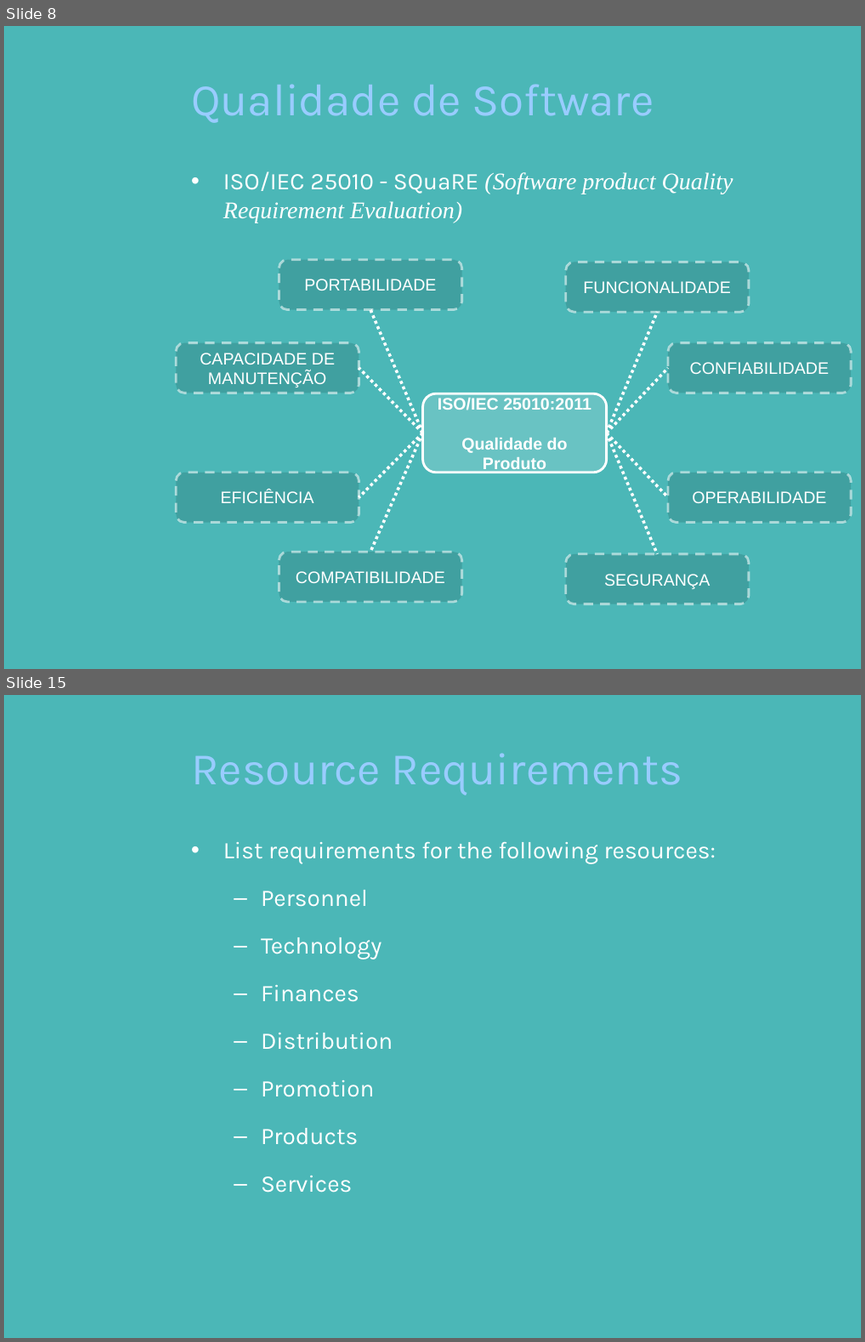
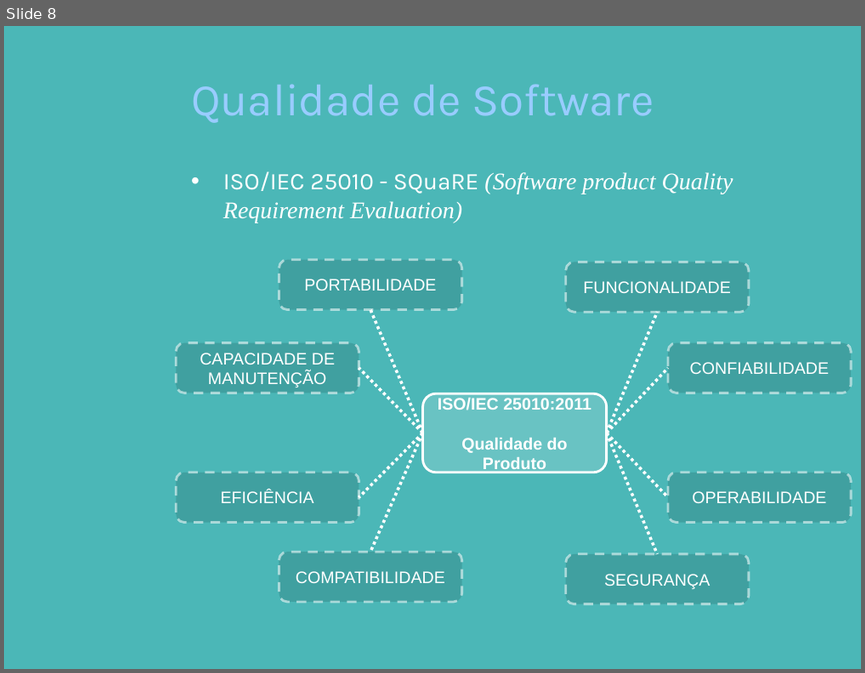
Before and after one commit to pddnew/monografia, a slide deck: presentation/presentation_1.0.0.pptx. Shown one above the other, each under a label of ours: slides 8 and 15 before the commit, slide 8 after it; the slides between them are not shown. The pictures are 865x1342 and 865x673 pixels, drawn with LibreOffice and Linux fonts; fonts in the diff are those of the drawing; background and template pictures are left out. Boxes give left, top, right and bottom in pixels: in the first picture for what was removed or moved away, otherwise in the second. Text is boxed around its words. In the diff, an @@ line names an element or a change of style, - is before the commit and + after.

```diff
--- a/presentation/presentation_1.0.0.pptx
+++ b/presentation/presentation_1.0.0.pptx
@@ slide 15 removed at [4,695,861,1338], background picture (left out) @@
@@ title removed at [191,753,683,794] @@
-Resource Requirements
@@ text removed at [223,841,716,1192] @@
-• List requirements for the following resources:
-  – Personnel
-  – Technology
-  – Finances
-  – Distribution
-  – Promotion
-  – Products
-  – Services
```
Also in this commit, not shown: 2 slides changed, 10 slides added, 7 other slides removed.
